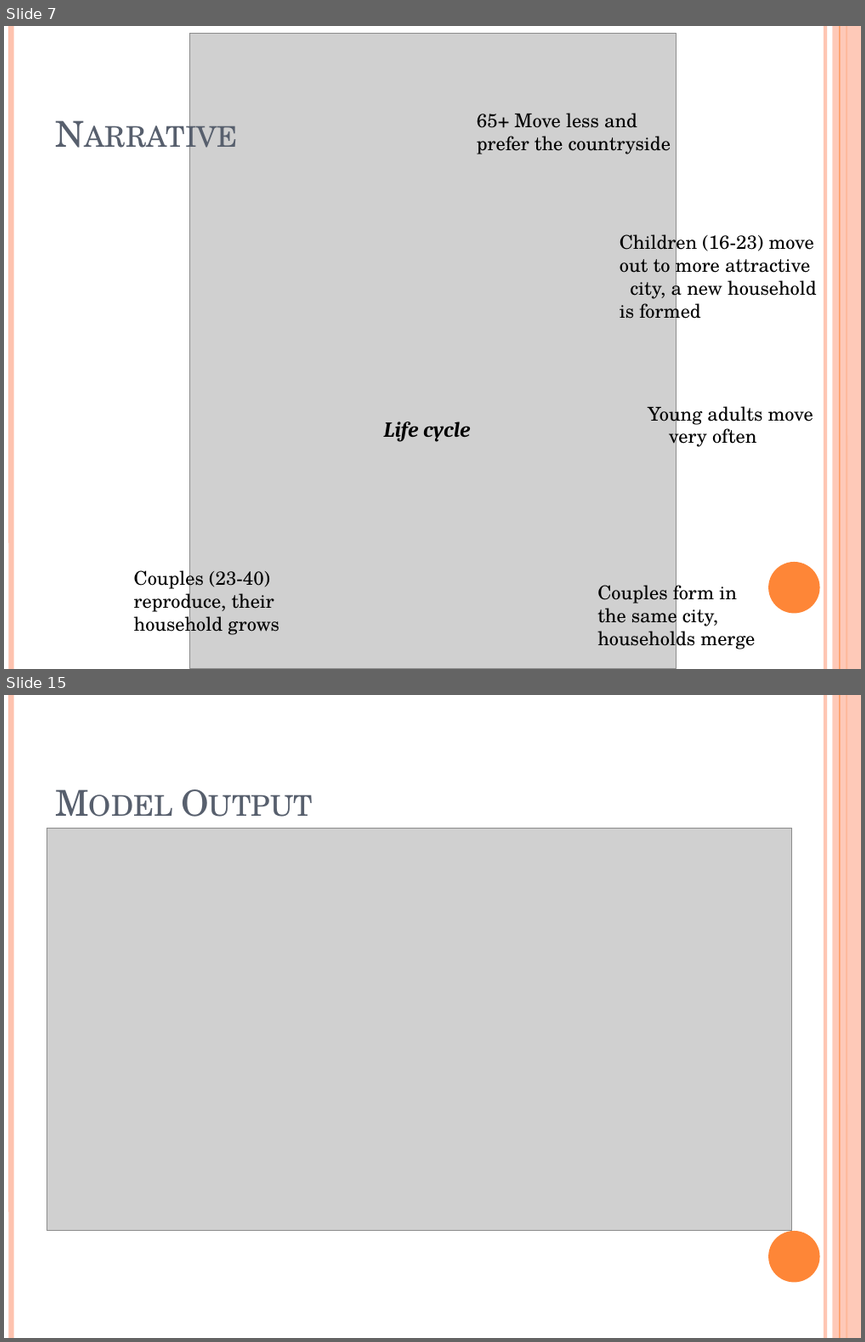
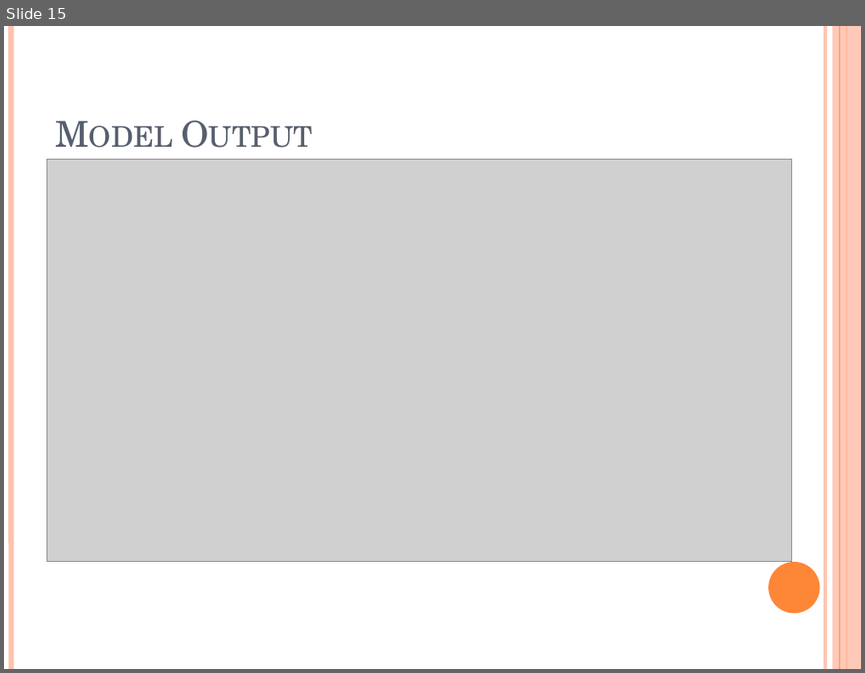
Before and after one commit to MBrouns/Zipfs-Law-and-city-development, a slide deck: docs/Presentation CPB Zipfs law PDF ready.pptx. Shown one above the other, each under a label of ours: slides 7 and 15 before the commit, slide 15 after it; the slides between them are not shown. The pictures are 865x1342 and 865x673 pixels, drawn with LibreOffice and Linux fonts; fonts in the diff are those of the drawing; grey boxes stand for pictures. Boxes give left, top, right and bottom in pixels: in the first picture for what was removed or moved away, otherwise in the second. Text is boxed around its words. In the diff, an @@ line names an element or a change of style, - is before the commit and + after.

```diff
--- a/docs/Presentation CPB Zipfs law PDF ready.pptx
+++ b/docs/Presentation CPB Zipfs law PDF ready.pptx
@@ slide 7 removed at [4,26,861,669], background #FFFFFF; not listed: 6 template elements that a slide beside it also shows @@
@@ picture removed at [190,33,676,668] @@
@@ title removed at [46,52,747,159] @@
-Narrative
@@ text removed at [477,113,671,154] @@
-65+ Move less and prefer the countryside
@@ text removed at [619,230,817,324] @@
-Children (16-23) move out to more attractive city, a new household is formed
@@ text removed at [647,402,813,449] @@
-Young adults move
-very often
@@ text removed at [384,421,470,442] @@
-Life cycle
@@ text removed at [134,566,279,636] @@
-Couples (23-40) reproduce, their household grows
@@ text removed at [597,580,755,651] @@
-Couples form in
-the same city,
-households merge
```
Also in this commit, not shown: 16 slides changed, 6 slides added, 5 other slides removed, 2 other files.
